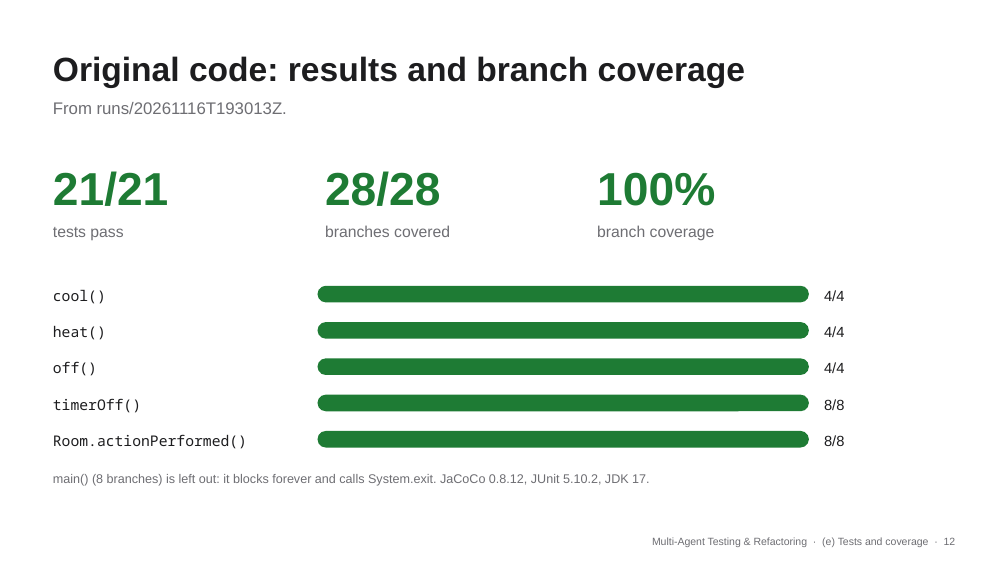
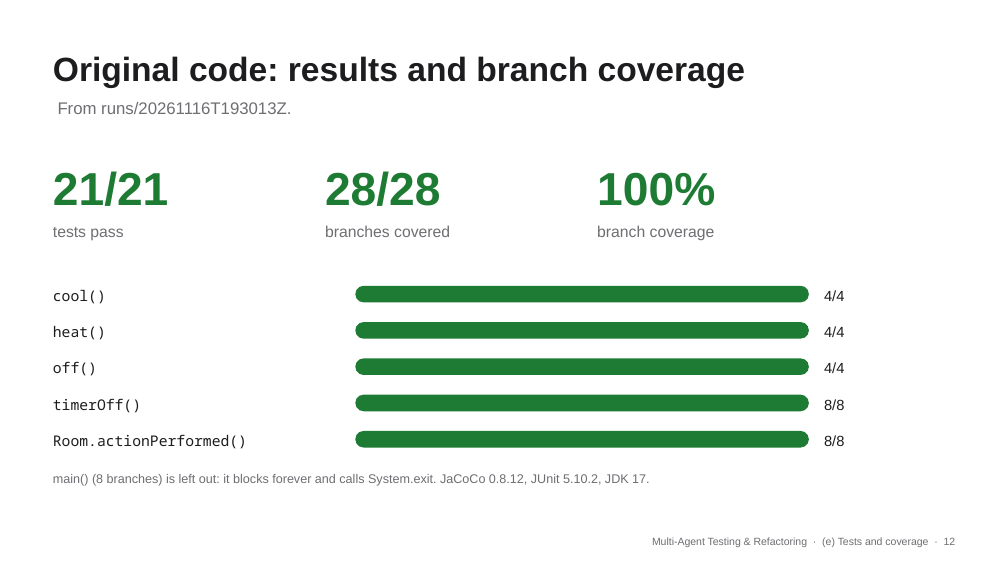
Before and after one commit to JordanTaylorGit/CSE-4392-Multi-Agent-System, a slide deck: slide 12 of slides/team3.pptx. Drawn at 1008x567 pixels with LibreOffice and Linux fonts; fonts in the diff are those of the drawing. Boxes give left, top, right and bottom in pixels: in the first picture for what was removed or moved away, otherwise in the second. Text is boxed around its words. In the diff, an @@ line names an element or a change of style, - is before the commit and + after.

```diff
--- a/slides/team3.pptx
+++ b/slides/team3.pptx
@@ text "From runs/20261116T193013Z." moved from (x1=53, y1=102, x2=287, y2=114) to (x1=58, y1=102, x2=291, y2=114) @@
@@ rounded rectangle resized from (x1=318, y1=286, x2=809, y2=302) to (x1=355, y1=286, x2=809, y2=302) @@
@@ rounded rectangle resized from (x1=318, y1=322, x2=809, y2=339) to (x1=355, y1=322, x2=809, y2=339) @@
@@ rounded rectangle resized from (x1=318, y1=358, x2=809, y2=375) to (x1=355, y1=358, x2=809, y2=375) @@
@@ rounded rectangle resized from (x1=318, y1=395, x2=809, y2=411) to (x1=355, y1=395, x2=809, y2=411) @@
@@ rounded rectangle resized from (x1=318, y1=431, x2=809, y2=448) to (x1=355, y1=431, x2=809, y2=448) @@
```
Also in this commit, not shown: 3 other slides changed, 2 slides added, 2 slides removed, 6 other files.
